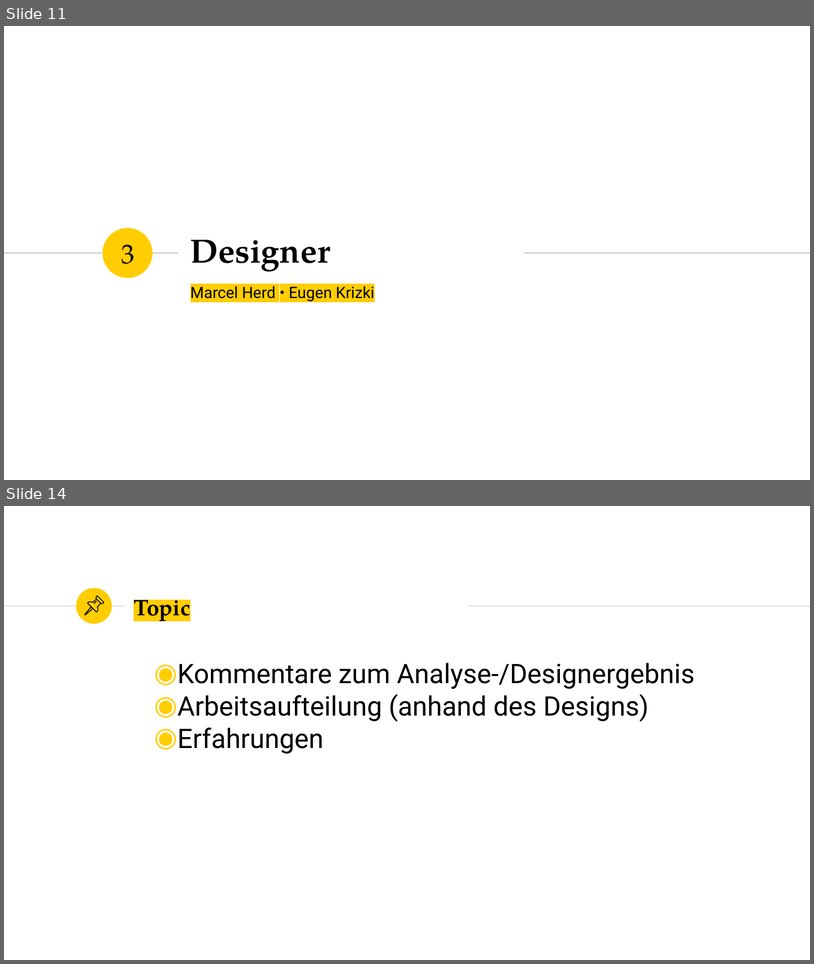
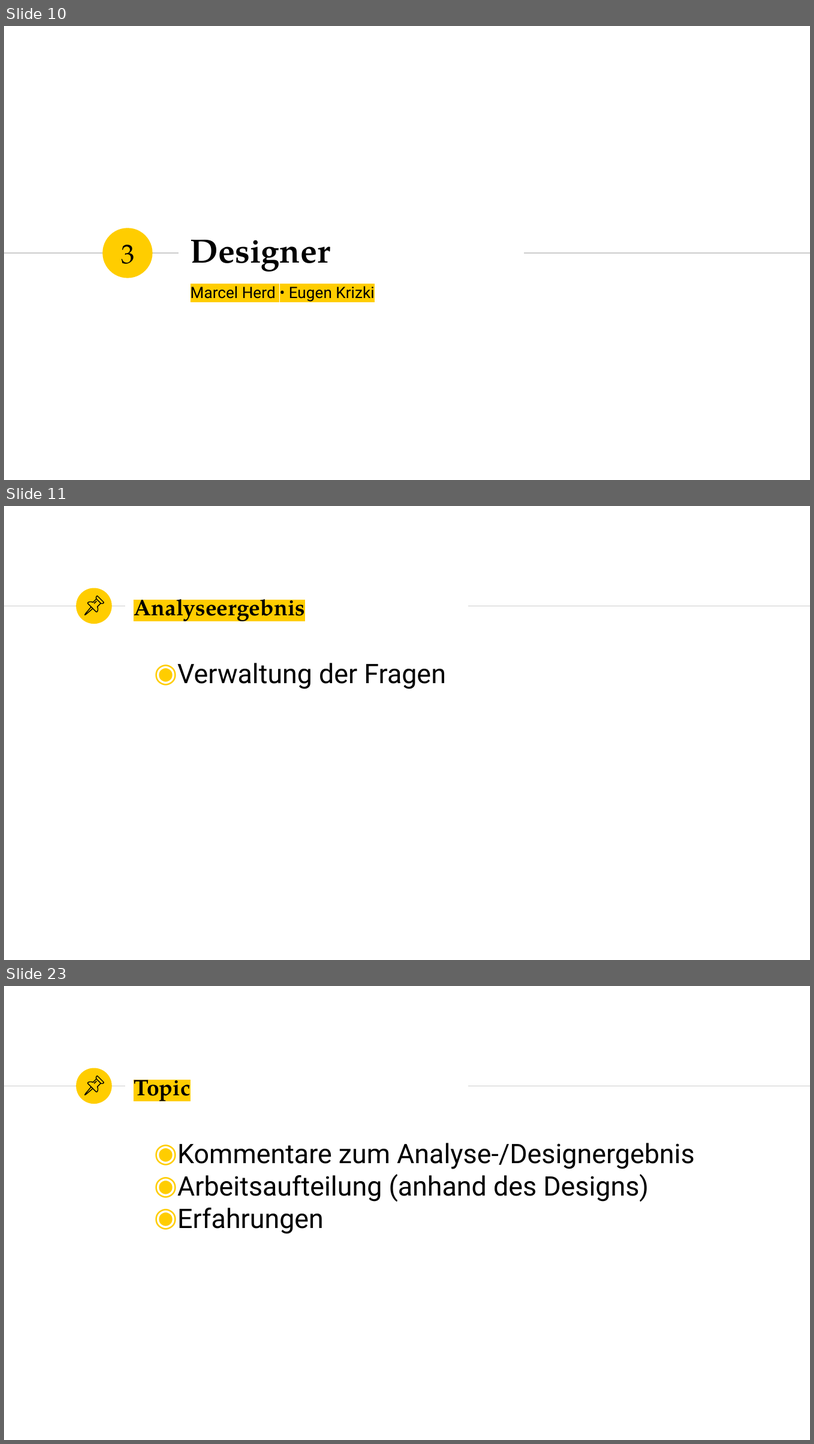
Before and after one commit to marcelherd/OOT-Projekt, a slide deck: Presentation/Presentation.pptx. Shown one above the other, each under a label of ours: slides 11 and 14 before the commit, slides 10, 11 and 23 after it; the slides between them are not shown. The pictures are 814x964 and 814x1444 pixels, drawn with LibreOffice and Linux fonts; fonts in the diff are those of the drawing. Boxes give left, top, right and bottom in pixels: in the first picture for what was removed or moved away, otherwise in the second. Text is boxed around its words. In the diff, an @@ line names an element or a change of style, - is before the commit and + after.

```diff
--- a/Presentation/Presentation.pptx
+++ b/Presentation/Presentation.pptx
@@ slide 11 added at [4, 506, 810, 960], background #FFFFFF; not listed: 3 template elements that a slide beside it also shows @@
@@ title added at [134, 592, 305, 623], 20 pt, text #000000, bold @@
+Analyseergebnis
@@ group added at [84, 597, 103, 615]: 4 freeform shapes @@
@@ text added at [177, 663, 446, 689], 24 pt, text #000000 @@
+◉ Verwaltung der Fragen
@@ what was slide 11 is now slide 10 @@
@@ what was slide 14 is now slide 23 @@
```
Also in this commit, not shown: 2 slides changed, 10 other slides added, 2 slides removed.
